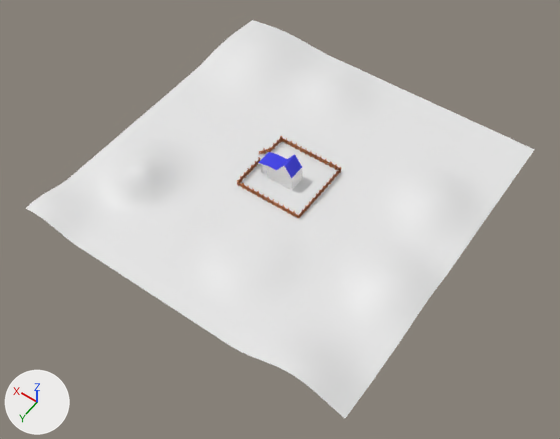
The Blender file Section001/House/house.blend, before and after one commit.
Before and after are seen from a 50 mm lens placed at (-31.7, 46.2, 63.7), pointed at (-1.5, 3.9, -2.7). The lights are fixed; the arrows at lower left show +X, +Y and +Z.

Script lines for the objects in view, before the commit:
```python
me_cube = bpy.data.meshes.new('Cube')
me_cube.from_pydata(...)  # 26 vertices, 23 faces; spans x -1.0..3.44, y -1.0..1.03, z -1.03..2.32
# faces by material slot: [13, 10]
me_cube.materials.append(mat_house)  # white #ffffff
me_cube.materials.append(mat_roof)  # blue #3c3de7
me_plane = bpy.data.meshes.new('Plane')
me_plane.from_pydata(...)  # 2025 vertices, 1936 faces; spans x -1.0..1.0, y -1.0..1.0, z -0.01..0.13
me_plane.polygons.foreach_set('use_smooth', [True] * 1936)
ob_house = bpy.data.objects.new('House', me_cube)
ob_house.location = (0.0, 0.0, 0.0)
ob_plane = bpy.data.objects.new('Plane', me_plane)
ob_plane.location = (0.0, -0.07, -1.0)
ob_plane.scale = (20.0, 20.0, 20.0)
```
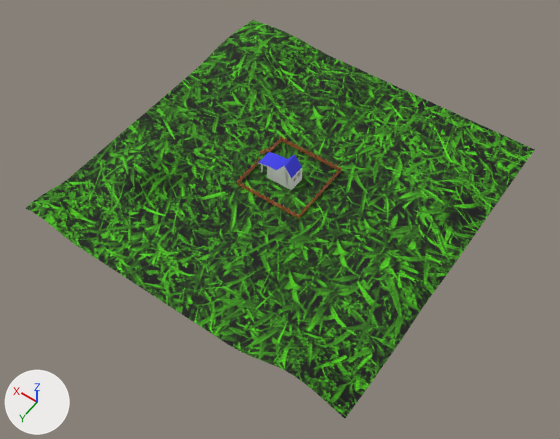
The change, as a diff of the scene's bpy script:
```diff
--- a/Section001/House/house.blend.py
+++ b/Section001/House/house.blend.py
@@ img_grass_texture237_jpg @@
+img_grass_texture237_jpg = load_image('grass_texture237.jpg', 'grass_texture237.jpg', 1024, 1024, 'sRGB')
@@ mat_grass @@
+mat_grass = principled_material('grass')
+mat_grass.texture = img_grass_texture237_jpg
+mat_grass.roughness = 0.847
@@ me_plane @@
 me_plane.from_pydata(...)  # 2025 vertices, 1936 faces; spans x -1.0..1.0, y -1.0..1.0, z -0.01..0.13
+me_plane.materials.append(mat_grass)  # picture img_grass_texture237_jpg
```

Pixel boxes [x1, y1, x2, y2] of what changed, in the pictures (560 x 439 px):
'Plane', recoloured (white to green)
    both: [25, 20, 535, 418]
